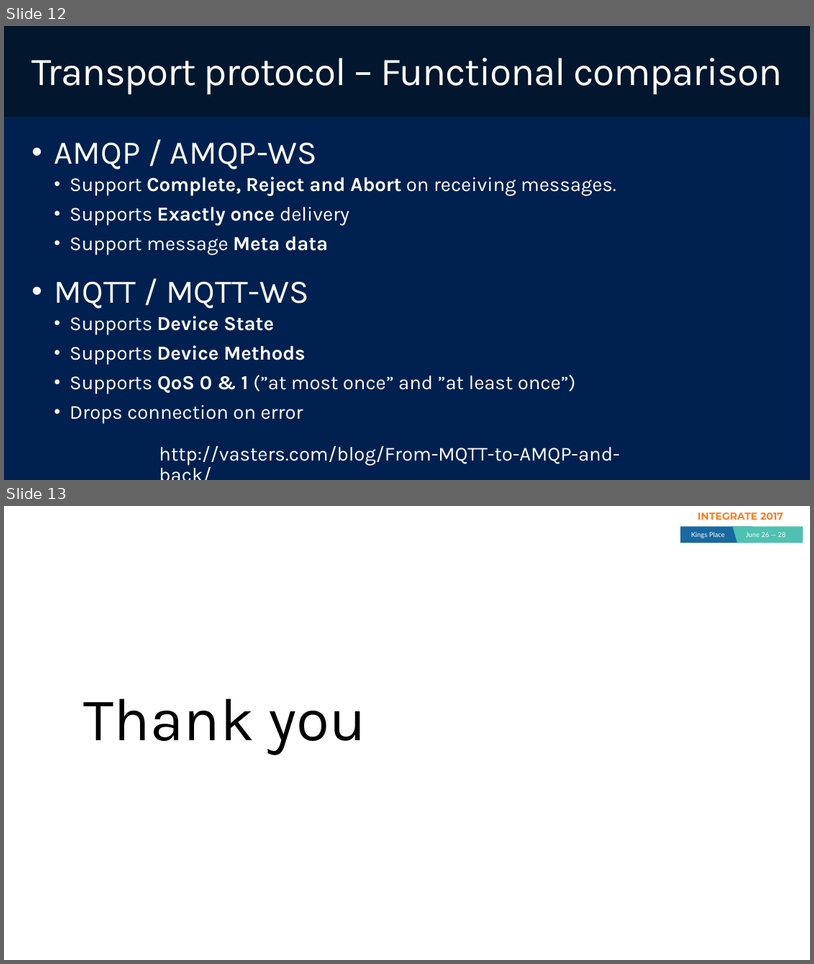
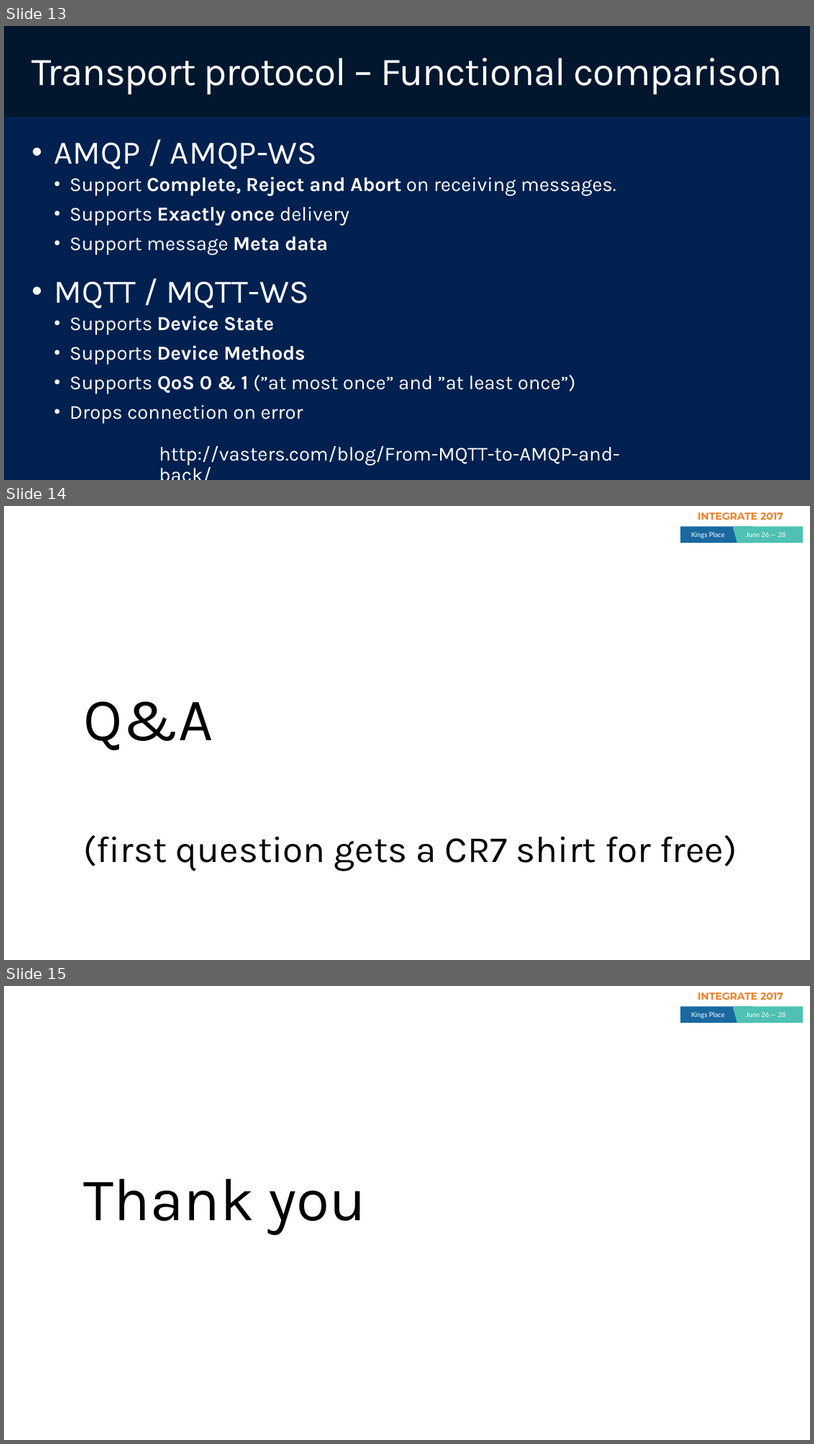
Before and after one commit to wmmihaa/integrate2017, a slide deck: presentation/Mikael Hakansson.pptx. Shown one above the other, each under a label of ours: slides 12 and 13 before the commit, slides 13, 14 and 15 after it. The pictures are 814x964 and 814x1444 pixels, drawn with LibreOffice and Linux fonts; fonts in the diff are those of the drawing; background and template pictures are left out. Boxes give left, top, right and bottom in pixels: in the first picture for what was removed or moved away, otherwise in the second. Text is boxed around its words. In the diff, an @@ line names an element or a change of style, - is before the commit and + after.

```diff
--- a/presentation/Mikael Hakansson.pptx
+++ b/presentation/Mikael Hakansson.pptx
@@ slide 14 added at [4, 506, 810, 960], background #FFFFFF; not listed: 5 template elements that a slide beside it also shows @@
@@ text added at [84, 701, 737, 870], 44 pt, text #000000 @@
+Q&A
+(first question gets a CR7 shirt for free)
@@ what was slide 12 is now slide 13 @@
@@ what was slide 13 is now slide 15 @@
```
Also in this commit, not shown: 3 slides changed, 1 other slide added, 2 other files.
